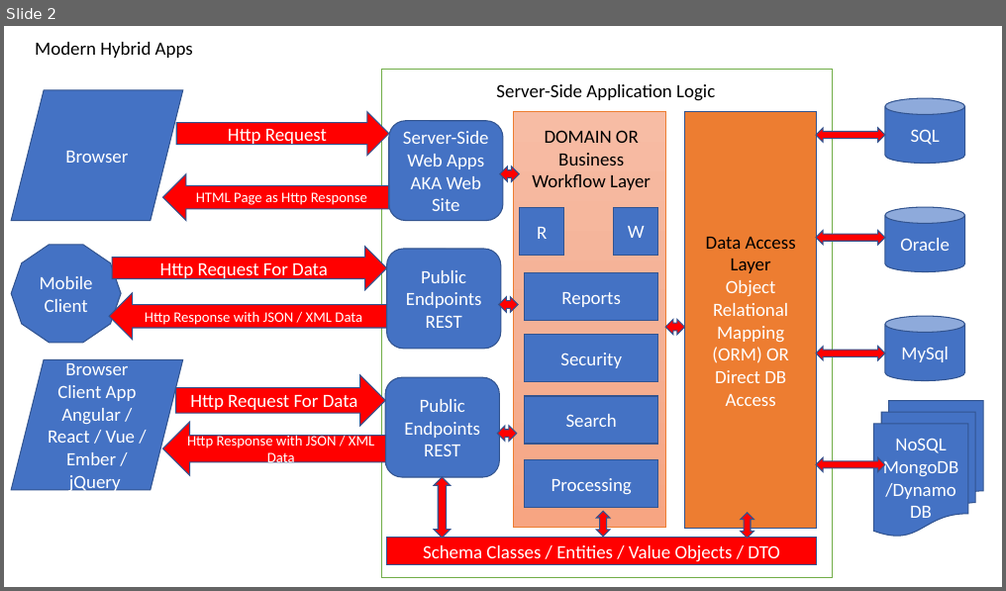
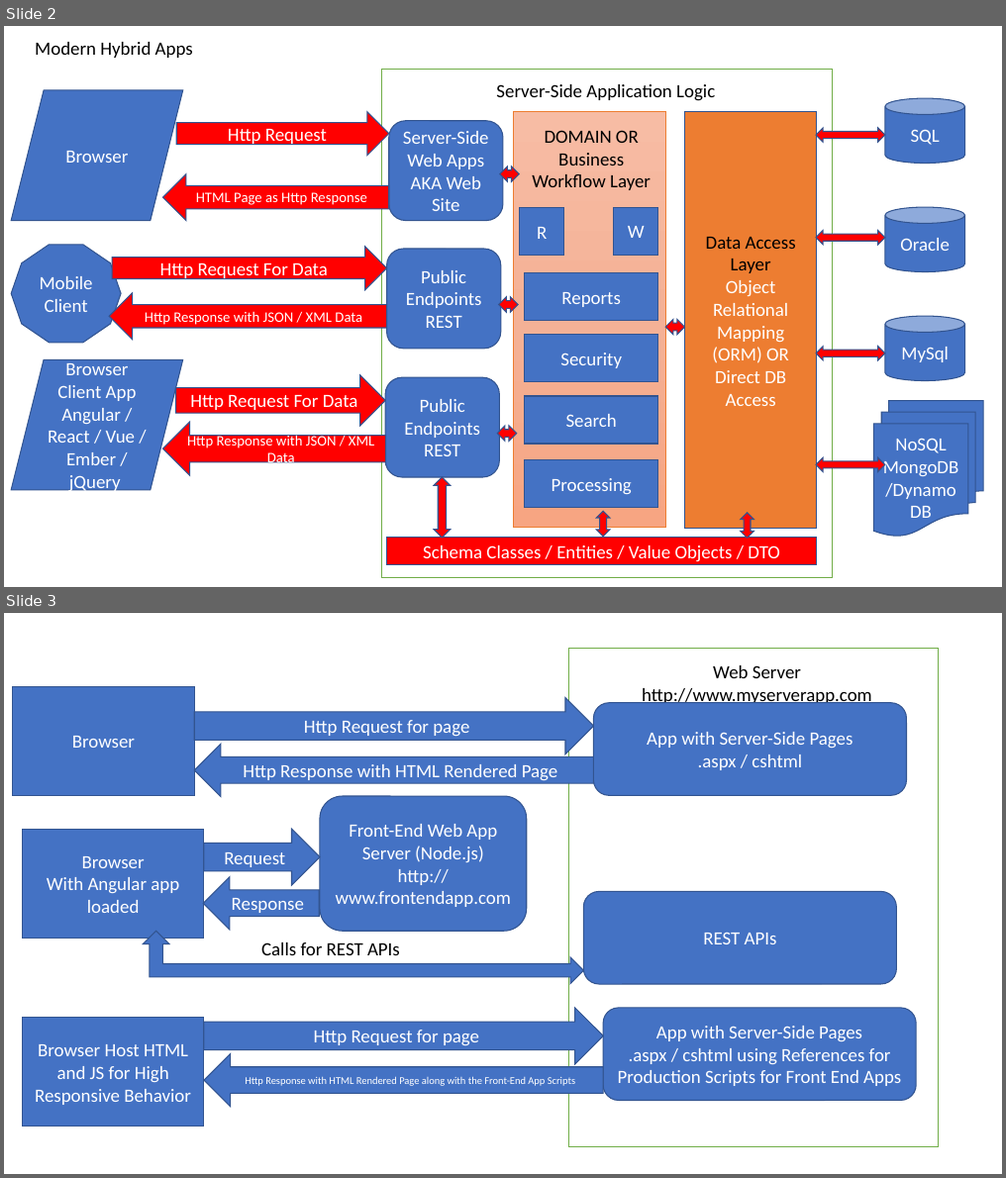
Before and after one commit to maheshsabnis/blazemarch2021, a slide deck: SpotPPTs.pptx. Shown one above the other, each under a label of ours: slide 2 before the commit, slides 2 and 3 after it. The pictures are 1006x591 and 1006x1178 pixels, drawn with LibreOffice and Linux fonts; fonts in the diff are those of the drawing. Boxes give left, top, right and bottom in pixels: in the first picture for what was removed or moved away, otherwise in the second. Text is boxed around its words. In the diff, an @@ line names an element or a change of style, - is before the commit and + after.

```diff
--- a/SpotPPTs.pptx
+++ b/SpotPPTs.pptx
@@ slide 3 added at (4, 613, 1002, 1174), background #FFFFFF @@
@@ rectangle added at (568, 649, 939, 1148), fill #FFFFFF, outline #70AD47 1 pt @@
@@ text added at (642, 665, 872, 706), 18 pt, text #000000 @@
+Web Server
+http://www.myserverapp.com
@@ rectangle added at (12, 686, 194, 795), fill #4472C4, outline #325491 1 pt, 18 pt, text #FFFFFF @@
+Browser
@@ right arrow added at (194, 697, 593, 754), fill #4472C4, outline #325491 1 pt, 18 pt, text #FFFFFF @@
+Http Request for page
@@ rounded rectangle added at (594, 703, 907, 796), fill #4472C4, outline #325491 1 pt, 18 pt, text #FFFFFF @@
+App with Server-Side Pages
+.aspx / cshtml
@@ left arrow added at (194, 744, 593, 796), fill #4472C4, outline #325491 1 pt, 18 pt, text #FFFFFF @@
+Http Response with HTML Rendered Page
@@ rounded rectangle added at (320, 796, 527, 931), fill #4472C4, outline #325491 1 pt, 18 pt, text #FFFFFF @@
+Front-End Web App Server (Node.js)
+http://www.frontendapp.com
@@ rectangle added at (22, 830, 204, 938), fill #4472C4, outline #325491 1 pt, 18 pt, text #FFFFFF @@
+Browser
+With Angular app loaded
@@ right arrow added at (204, 830, 320, 885), fill #4472C4, outline #325491 1 pt, 18 pt, text #FFFFFF @@
+Request
@@ left arrow added at (203, 877, 319, 930), fill #4472C4, outline #325491 1 pt, 18 pt, text #FFFFFF @@
+Response
@@ rounded rectangle added at (583, 891, 896, 984), fill #4472C4, outline #325491 1 pt, 18 pt, text #FFFFFF @@
+REST APIs
@@ left up arrow added at (143, 932, 584, 984), fill #4472C4, outline #325491 1 pt @@
@@ text added at (261, 943, 400, 956), 18 pt, text #000000 @@
+Calls for REST APIs
@@ rectangle added at (22, 1018, 204, 1127), fill #4472C4, outline #325491 1 pt, 18 pt, text #FFFFFF @@
+Browser Host HTML and JS for High Responsive Behavior
@@ right arrow added at (204, 1008, 603, 1064), fill #4472C4, outline #325491 1 pt, 18 pt, text #FFFFFF @@
+Http Request for page
@@ rounded rectangle added at (603, 1008, 916, 1101), fill #4472C4, outline #325491 1 pt, 18 pt, text #FFFFFF @@
+App with Server-Side Pages
+.aspx / cshtml using References for Production Scripts for Front End Apps
@@ left arrow added at (204, 1054, 603, 1106), fill #4472C4, outline #325491 1 pt, 10 pt, text #FFFFFF @@
+Http Response with HTML Rendered Page along with the Front-End App Scripts
```
Also in this commit, not shown: 1 slide changed, 1 other slide added, 9 other files.
